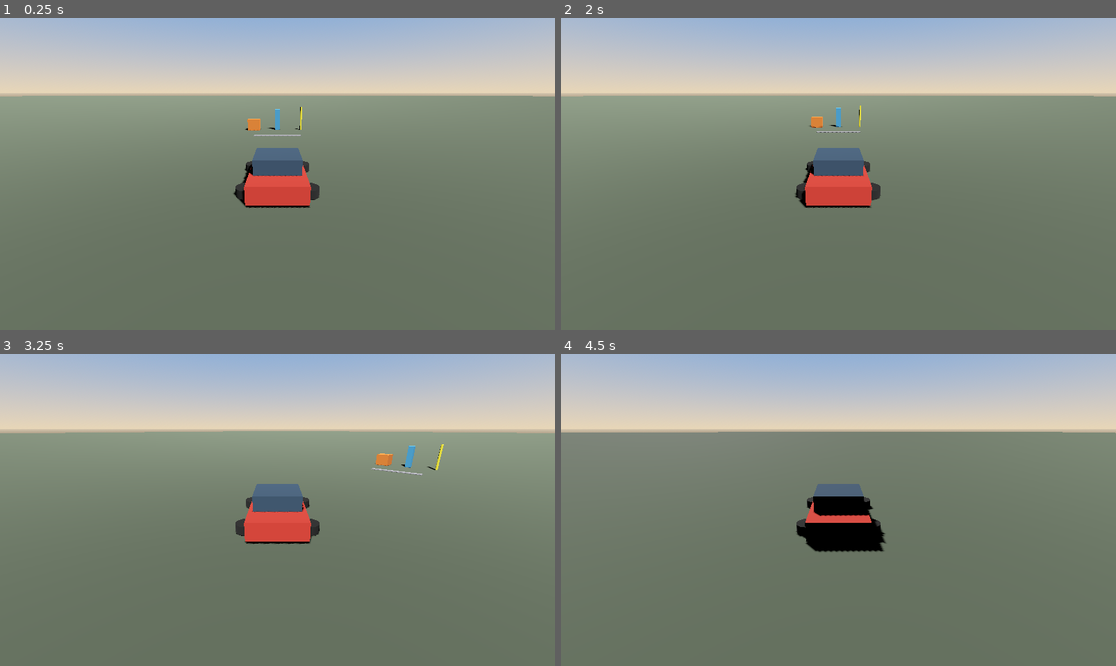
Above: before the commit, frames 1-4 (two rows, left to right).
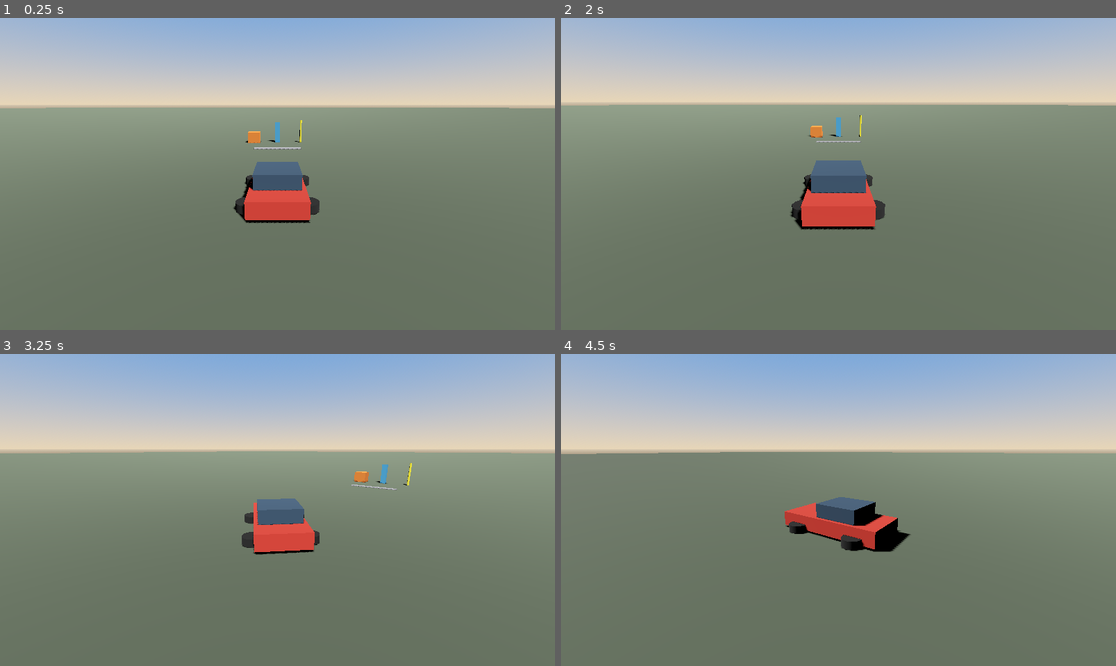
Above: after the commit, the same moments.

Repository: jacquesmoraes/moon-road
Game: Godot game, scene res://scenes/test/DrivingSandbox.tscn
Two runs of this game, one before a commit and one after it. Both use one fixed random seed, a clock stepped at 60 frames per second and the inputs below.
Inputs:
- Up to frame 1 (0.25 s): no input
- Up to frame 2 (2 s): tap Enter at 0.5 s; hold D (vehicle_right) 0.53-1.28 s; tap Space at 1.25 s; hold S (vehicle_brake) from 1.28 s (still down)
- Up to frame 3 (3.25 s): release S (vehicle_brake) at 2.03 s; hold D (vehicle_right) 2.03-2.78 s; hold W (vehicle_accelerate) from 2.78 s (still down)
- Up to frame 4 (4.5 s): release W (vehicle_accelerate) at 3.53 s; hold A (vehicle_left) from 3.53 s (still down)

The runs differ from the first frame. In frame 1, 6.9% of the frame differs, in the area x 0-100%, y 24-66%; in frame 2, 6.4%; in frame 3, 17%; in frame 4, 19%, in the area x 0-100%, y 7-64%.

Commit message:
feat: add smooth vehicle follow camera
Co-authored-by: jacquesbarrosmoraes <jacquesbarrosmoraes@gmail.com>

Diff:
--- a/scenes/vehicles/PlayerVehicle.tscn
+++ b/scenes/vehicles/PlayerVehicle.tscn
@@ -1,6 +1,7 @@
-[gd_scene load_steps=10 format=3 uid="uid://bterra_player_vehicle"]
+[gd_scene load_steps=11 format=3 uid="uid://bterra_player_vehicle"]
 
 [ext_resource type="Script" path="res://scripts/vehicles/player_vehicle.gd" id="1_script"]
+[ext_resource type="Script" path="res://scripts/vehicles/vehicle_camera_controller.gd" id="2_camera"]
 
 [sub_resource type="BoxShape3D" id="Shape_body"]
 size = Vector3(1.8, 0.7, 4.0)
@@ -79,7 +80,13 @@
 material_override = SubResource("Mat_wheel")
 mesh = SubResource("Mesh_wheel")
 
-[node name="ChaseCamera" type="Camera3D" parent="."]
-transform = Transform3D(1, 0, 0, 0, 0.9396926, 0.3420201, 0, -0.3420201, 0.9396926, 0, 3.2, 7.5)
+[node name="VehicleCameraController" type="Node3D" parent="."]
+script = ExtResource("2_camera")
+follow_distance = 7.5
+follow_height = 3.2
+follow_smoothing = 5.5
+rotation_speed = 3.2
+
+[node name="Camera3D" type="Camera3D" parent="VehicleCameraController"]
 current = true
 fov = 70.0
--- a/scripts/test/drive_smoke.gd
+++ b/scripts/test/drive_smoke.gd
@@ -12,8 +12,10 @@
 var _phase_time: float = 0.0
 var _elapsed: float = 0.0
 var _vehicle: CharacterBody3D
+var _camera_rig: Node3D
 var _max_abs_speed: float = 0.0
 var _samples: int = 0
+var _camera_follow_ok: bool = false
 
 
 func _initialize() -> void:
@@ -30,6 +32,12 @@
 	_vehicle = root.find_child("PlayerVehicle", true, false) as CharacterBody3D
 	if _vehicle == null:
 		push_error("drive_smoke: PlayerVehicle not found")
+		quit(1)
+		return
+
+	_camera_rig = root.find_child("VehicleCameraController", true, false) as Node3D
+	if _camera_rig == null:
+		push_error("drive_smoke: VehicleCameraController not found")
 		quit(1)
 		return
 
@@ -87,6 +95,16 @@
 		quit(1)
 		return
 
+	if _camera_rig != null and is_instance_valid(_camera_rig):
+		if not _camera_rig.global_position.is_finite():
+			push_error("drive_smoke: camera unstable at t=%.2f pos=%s" % [_elapsed, _camera_rig.global_position])
+			quit(1)
+			return
+		var cam_dist := _camera_rig.global_position.distance_to(_vehicle.global_position)
+		# Follow camera should stay near the configured distance/height band, not glued to origin.
+		if _elapsed > 1.0 and cam_dist > 1.5 and cam_dist < 20.0:
+			_camera_follow_ok = true
+
 	match _phase:
 		PHASE_ACCEL:
 			if _phase_time >= 3.0:
@@ -134,5 +152,14 @@
 		quit(1)
 		return
 
-	print("drive_smoke: OK elapsed=%.1fs samples=%d pos=%s max_abs_speed=%.2f" % [_elapsed, _samples, origin, _max_abs_speed])
+	if not _camera_follow_ok:
+		push_error("drive_smoke: camera did not follow vehicle in expected range")
+		quit(1)
+		return
+
+	var cam_pos := _camera_rig.global_position if _camera_rig else Vector3.ZERO
+	print(
+		"drive_smoke: OK elapsed=%.1fs samples=%d pos=%s max_abs_speed=%.2f cam=%s"
+		% [_elapsed, _samples, origin, _max_abs_speed, cam_pos]
+	)
 	quit(0)
--- /dev/null
+++ b/scripts/vehicles/vehicle_camera_controller.gd
@@ -0,0 +1,94 @@
+extends Node3D
+class_name VehicleCameraController
+## Smooth third-person follow camera. Modes can be added later without touching vehicle code.
+
+enum Mode {
+	THIRD_PERSON_FOLLOW,
+	# Future: COCKPIT, CINEMATIC, ...
+}
+
+@export var mode: Mode = Mode.THIRD_PERSON_FOLLOW
+@export var target_path: NodePath
+@export var follow_distance: float = 7.5
+@export var follow_height: float = 3.2
+@export var follow_smoothing: float = 5.5
+@export var rotation_speed: float = 3.2
+
+const LOOK_AT_HEIGHT: float = 1.0
+
+@onready var _camera: Camera3D = $Camera3D
+
+var _target: Node3D
+var _smoothed_yaw: float = 0.0
+var _initialized: bool = false
+
+
+func _ready() -> void:
+	if target_path != NodePath():
+		_target = get_node_or_null(target_path) as Node3D
+	if _target == null:
+		_target = get_parent() as Node3D
+
+	# Leave the vehicle hierarchy so we don't inherit frame-to-frame local jitter.
+	call_deferred("_detach_to_scene_root")
+
+	if _camera:
+		_camera.current = true
+
+
+func _detach_to_scene_root() -> void:
+	var scene := get_tree().current_scene
+	if scene != null and get_parent() != scene:
+		reparent(scene, true)
+
+
+func _process(delta: float) -> void:
+	if _target == null or not is_instance_valid(_target):
+		return
+
+	match mode:
+		Mode.THIRD_PERSON_FOLLOW:
+			_update_third_person_follow(delta)
+
+
+func _update_third_person_follow(delta: float) -> void:
+	var target_pos := _target.global_position
+	var target_yaw := _target.global_rotation.y
+
+	if not _initialized:
+		_smoothed_yaw = target_yaw
+		global_position = _desired_camera_position(target_pos, _smoothed_yaw)
+		_look_at_target(target_pos)
+		_initialized = true
+		return
+
+	# Lag yaw behind the vehicle so sharp steering doesn't whip the camera.
+	var yaw_t := _exp_weight(rotation_speed, delta)
+	_smoothed_yaw = lerp_angle(_smoothed_yaw, target_yaw, yaw_t)
+
+	var desired := _desired_camera_position(target_pos, _smoothed_yaw)
+	var pos_t := _exp_weight(follow_smoothing, delta)
+	global_position = global_position.lerp(desired, pos_t)
+
+	_look_at_target(target_pos)
+
+
+func _desired_camera_position(target_pos: Vector3, yaw: float) -> Vector3:
+	# Godot forward is -Z; behind the car is +local Z on the yaw plane.
+	var back := Vector3(sin(yaw), 0.0, cos(yaw))
+	return target_pos + back * follow_distance + Vector3.UP * follow_height
+
+
+func _look_at_target(target_pos: Vector3) -> void:
+	var look_point := target_pos + Vector3.UP * LOOK_AT_HEIGHT
+	if look_point.distance_squared_to(global_position) < 0.0001:
+		return
+	look_at(look_point, Vector3.UP)
+
+
+func _exp_weight(speed: float, delta: float) -> float:
+	return 1.0 - exp(-maxf(speed, 0.0) * delta)
+
+
+func get_camera() -> Camera3D:
+	return _camera
Not shown, added: scripts/vehicles/vehicle_camera_controller.gd.uid
Not shown, changed: README.md
